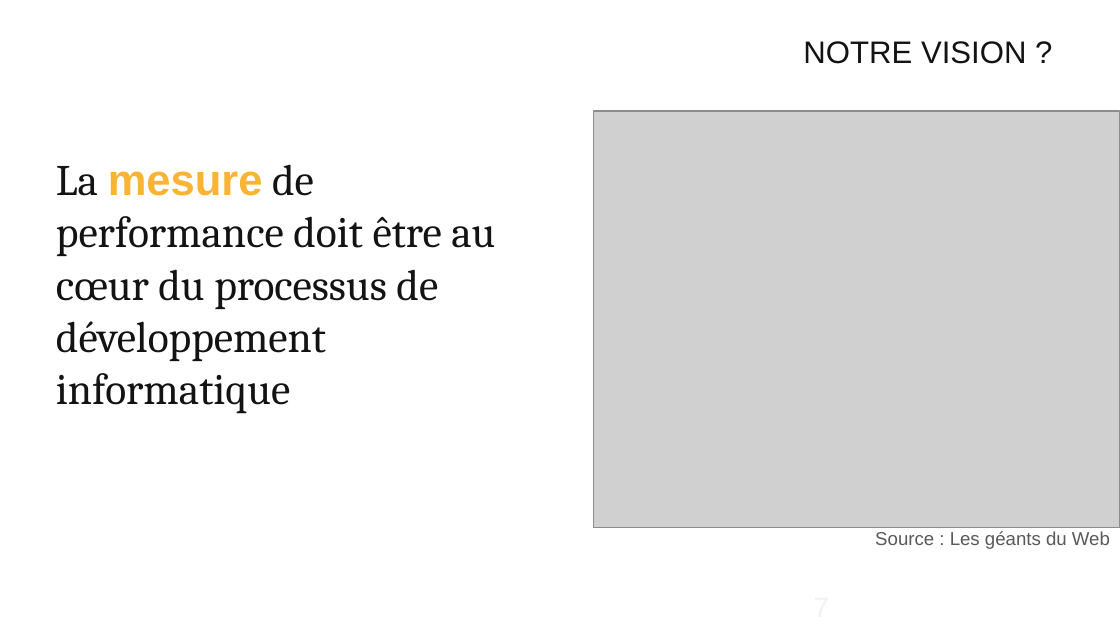
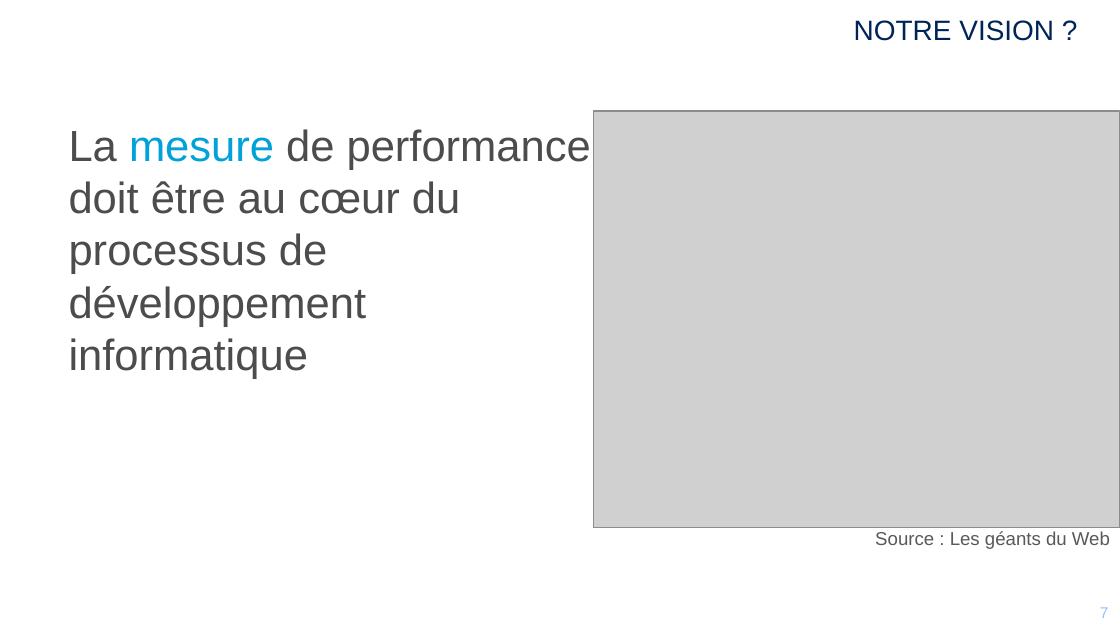
Before and after one commit to mikrob/perfuniversity, a slide deck: slide 7 of PerfUniversity.pptx. Drawn at 1120x630 pixels with LibreOffice and Linux fonts; fonts in the diff are those of the drawing; grey boxes stand for pictures; background and template pictures are left out. Boxes give left, top, right and bottom in pixels: in the first picture for what was removed or moved away, otherwise in the second. Text is boxed around its words. In the diff, an @@ line names an element or a change of style, - is before the commit and + after.

```diff
--- a/PerfUniversity.pptx
+++ b/PerfUniversity.pptx
@@ title "NOTRE VISION ?": place and size @@
-title "NOTRE VISION ?" at bbox=[803, 41, 1027, 64]
+title "NOTRE VISION ?" at bbox=[854, 20, 1054, 41]
@@ title "NOTRE VISION ?" at bbox=[854, 20, 1054, 41]: size 20 to 18 pt, text colour #141313 to #002458 @@
@@ text "La mesure de performance doit ...": place and size @@
-text "La mesure de performance doit ..." at bbox=[56, 164, 495, 414]
+text "La mesure de performance doit ..." at bbox=[69, 129, 591, 379]
@@ text "La mesure de performance doit ..." at bbox=[69, 129, 591, 379]: font Cambria to Arial, text colour #141313 to #4C4C4C; text colour #FAB434 to #00A2D8, bold off in "mesure"; more space between paragraphs @@
@@ page number added at bbox=[886, 597, 1119, 628], 10 pt, text #96C1FF @@
+7
```
Also in this commit, not shown: 39 other slides changed, 5 slides added, 1 slide removed, 5 other files.
